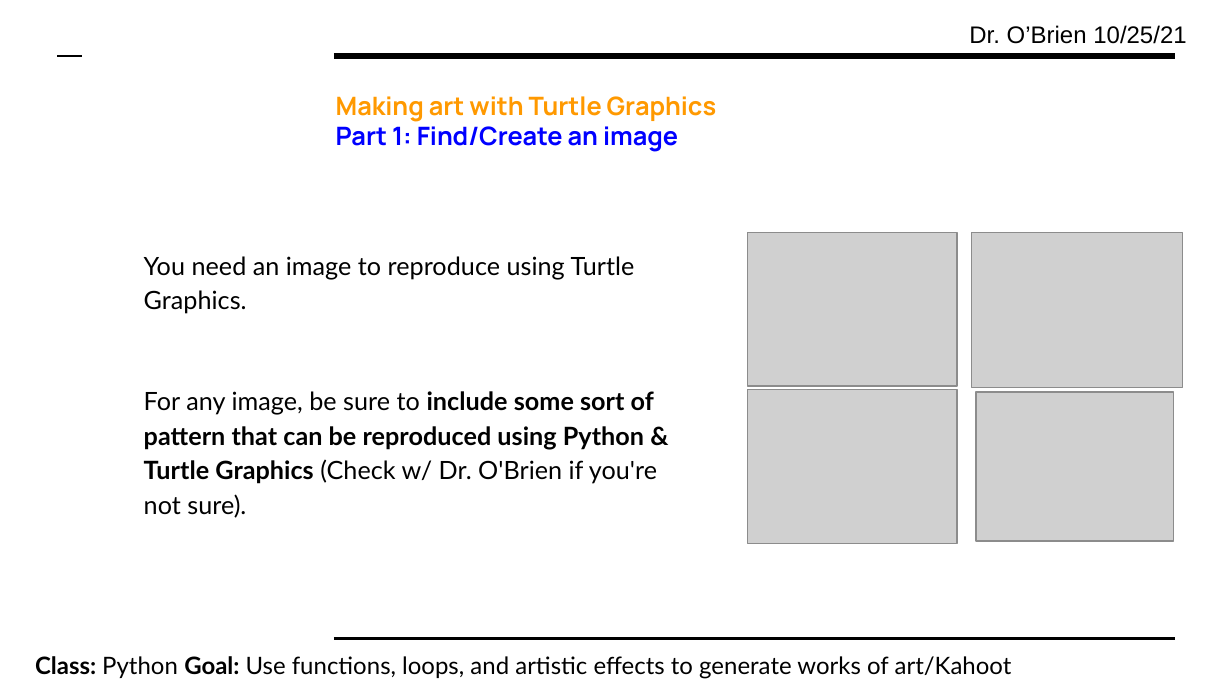
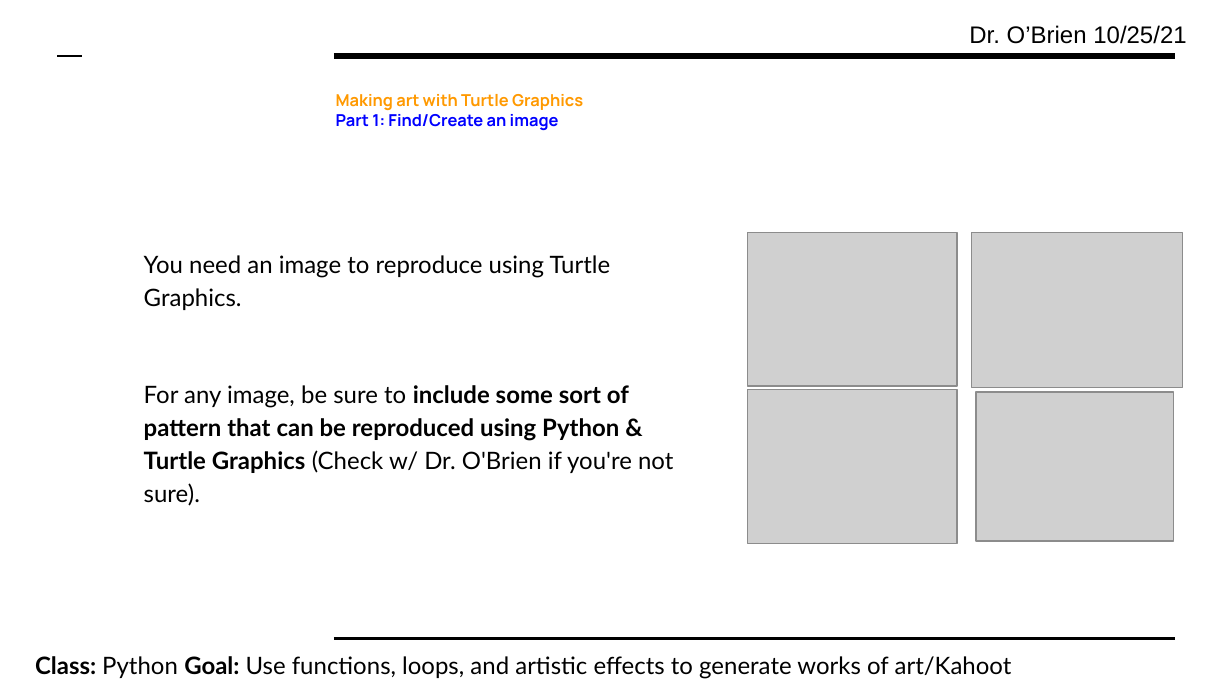
Before and after one commit to cobrien87/work, a slide deck: slide 8 of Print/lesson_61_python.pptx (slide 7 before the commit). Drawn at 1232x693 pixels with LibreOffice and Linux fonts; fonts in the diff are those of the drawing; grey boxes stand for pictures; background and template pictures are left out. Boxes give left, top, right and bottom in pixels: in the first picture for what was removed or moved away, otherwise in the second. Text is boxed around its words. In the diff, an @@ line names an element or a change of style, - is before the commit and + after.

```diff
--- a/Print/lesson_61_python.pptx
+++ b/Print/lesson_61_python.pptx
@@ title "Making art with Turtle Graphics" at box(336, 94, 583, 130): size 14.8 to 9.7 pt @@
@@ text "You need an image to ..." at box(144, 255, 673, 506): size 14.8 to 14 pt @@
```
Also in this commit, not shown: 6 other slides changed, 1 slide added, 1 other file.
